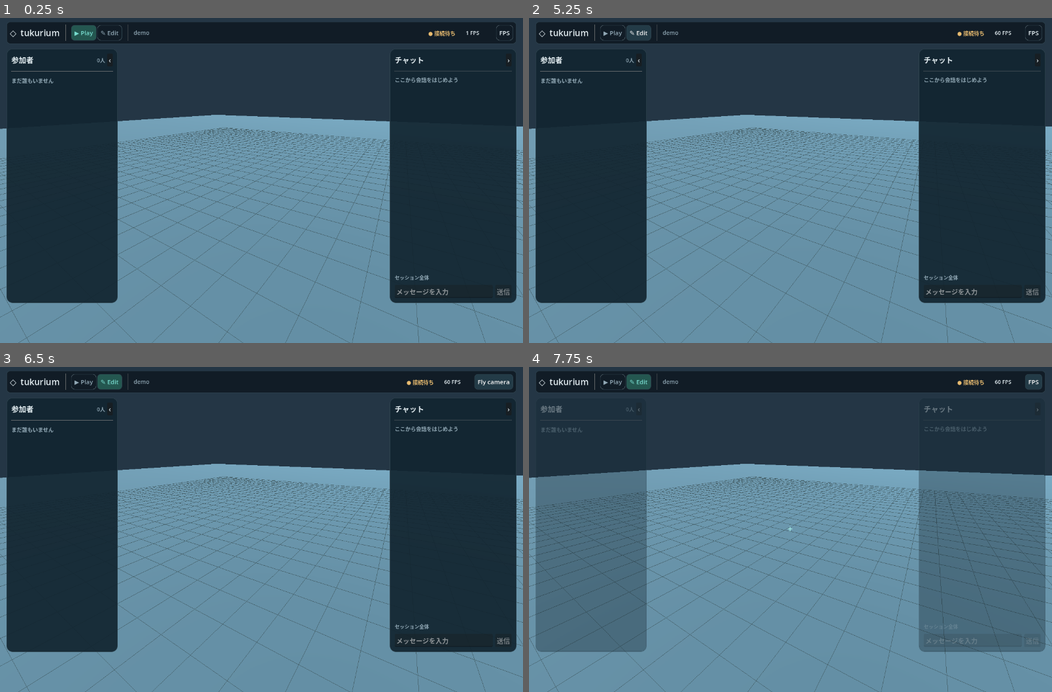
Above: before the commit, frames 1-4 (two rows, left to right).
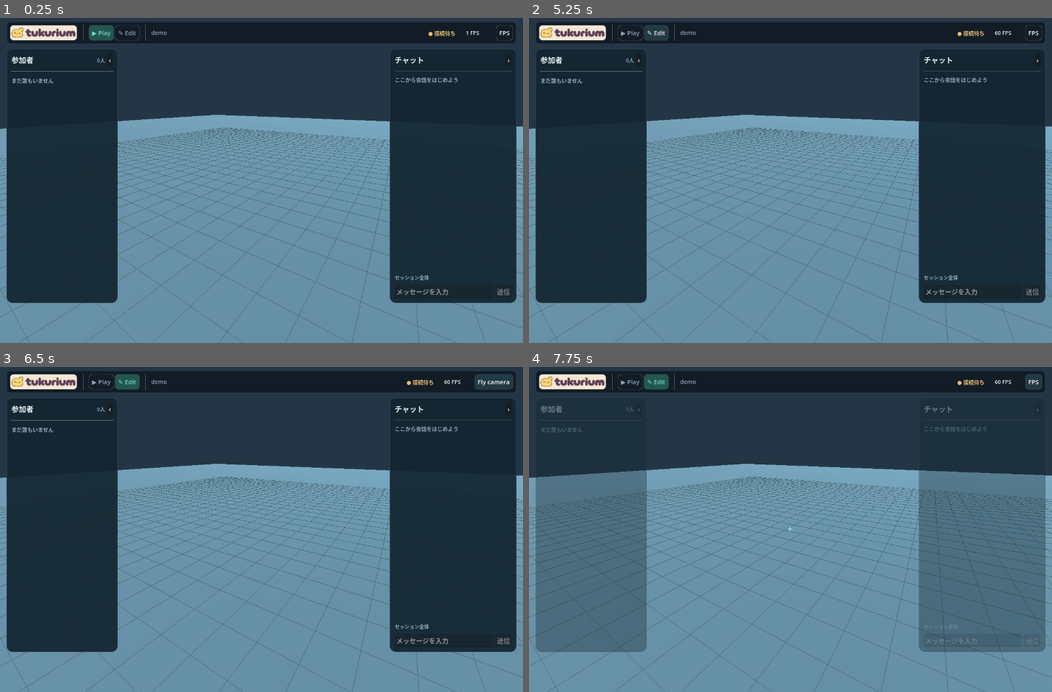
Above: after the commit, the same moments.

Repository: HutsuNoNingen/tukurium
Game: Godot game, scene res://main.tscn
Two runs of this game, one before a commit and one after it. Both use one fixed random seed, a clock stepped at 60 frames per second and the inputs below.
Inputs:
- Up to frame 1 (0.25 s): no input
- Up to frame 2 (5.25 s): click "▶ Play" at 0.5 s; click "▶ Play" at 1.25 s; click "‹" at 2 s; click "›" at 2.75 s; click "›" at 3.5 s; click "‹" at 4.25 s; click "✎ Edit" at 5 s
- Up to frame 3 (6.5 s): click "FPS" at 5.75 s
- Up to frame 4 (7.75 s): click "Fly camera" at 6.5 s; click "Third person" at 7.25 s

The runs differ from the first frame. In frame 1, 1.0% of the frame differs, in the area x 1-32%, y 2-8%; in frame 2, 1.0%; in frame 3, 1.0%; in frame 4, 1.0%.

Commit message:
Add tukurium logo and mascot branding

Diff:
--- /dev/null
+++ b/client-godot/brand_art.gd
@@ -0,0 +1,29 @@
+extends RefCounted
+## Product artwork supplied for tukurium. Atlas regions trim transparent margins at display time.
+const LOGO = preload("res://assets/branding/logo.png")
+const MASCOT = preload("res://assets/branding/mascot.png")
+
+static func crop(source: Texture2D, area: Rect2) -> AtlasTexture:
+	var result := AtlasTexture.new()
+	result.atlas = source
+	result.region = area
+	return result
+
+static func logo() -> AtlasTexture:
+	return crop(LOGO, Rect2(190, 75, 1160, 885))
+
+static func wordmark() -> AtlasTexture:
+	return crop(LOGO, Rect2(190, 748, 1160, 210))
+
+static func mascot() -> AtlasTexture:
+	return crop(MASCOT, Rect2(125, 170, 1070, 925))
+
+static func picture(source: Texture2D, size: Vector2) -> TextureRect:
+	var result := TextureRect.new()
+	result.texture = source
+	result.custom_minimum_size = size
+	result.expand_mode = TextureRect.EXPAND_IGNORE_SIZE
+	result.stretch_mode = TextureRect.STRETCH_KEEP_ASPECT_CENTERED
+	result.texture_filter = CanvasItem.TEXTURE_FILTER_LINEAR_WITH_MIPMAPS
+	result.mouse_filter = Control.MOUSE_FILTER_IGNORE
+	return result
--- a/client-godot/project.godot
+++ b/client-godot/project.godot
@@ -3,6 +3,8 @@
 [application]
 config/name="tukurium"
 run/main_scene="res://main.tscn"
+config/icon="res://assets/branding/mascot.png"
+boot_splash/image="res://assets/branding/logo.png"
 
 [display]
 window/size/viewport_width=1280
--- a/client-godot/service_panel.gd
+++ b/client-godot/service_panel.gd
@@ -2,6 +2,7 @@
 ## HN home, saved items and workshop. The Engine keeps session credentials.
 const Art = preload("res://service_art.gd")
 const DesktopWindow = preload("res://desktop_window.gd")
+const BRAND_ART = preload("res://brand_art.gd")
 const PAPER = Color("fffdf9")
 const GROUND = Color("eae5db")
 const INK = Color("26262e")
@@ -194,6 +195,10 @@
 		main.size_flags_horizontal=Control.SIZE_EXPAND_FILL
 		var top := row(main)
 		frame.use_titlebar(top)
+		if key=="sessions":
+			var logo := BRAND_ART.picture(BRAND_ART.logo(), Vector2(136, 100))
+			logo.name="BrandLogo"
+			top.add_child(logo)
 		var title_group := column(top,3)
 		title_group.mouse_filter=Control.MOUSE_FILTER_IGNORE
 		title_group.size_flags_horizontal=Control.SIZE_EXPAND_FILL
@@ -213,7 +218,9 @@
 		if key=="sessions":
 			back_button=close_button
 			var account := surface(main,PAPER,12)
-			var account_body := column(account,7)
+			var account_layout := row(account,12)
+			var account_body := column(account_layout,7)
+			account_body.size_flags_horizontal=Control.SIZE_EXPAND_FILL
 			identity=paragraph("HNを入力してはじめる",13)
 			account_body.add_child(identity)
 			var account_row := row(account_body)
@@ -226,6 +233,9 @@
 					DisplayServer.clipboard_set(str(current_user.id))
 					status_labels.sessions.text="ユーザーコードをコピーしました。"
 			).tooltip_text="ワークショップを使わず直接渡すときに使います。"
+			var mascot := BRAND_ART.picture(BRAND_ART.mascot(), Vector2(90, 82))
+			mascot.name="BrandMascot"
+			account_layout.add_child(mascot)
 		var workspace := row(main,16)
 		workspace.size_flags_vertical=Control.SIZE_EXPAND_FILL
 		var pane := column(workspace,12)
--- a/client-godot/world_hud.gd
+++ b/client-godot/world_hud.gd
@@ -3,6 +3,7 @@
 const RING = preload("res://ring_menu.gd")
 const DesktopWindow = preload("res://desktop_window.gd")
 const CURSOR_IMAGE = preload("res://assets/ui/selection-cursor.png")
+const BRAND_ART = preload("res://brand_art.gd")
 const INK := Color("101b25")
 const LINE := Color("304550")
 const TEXT := Color("e6f0f4")
@@ -81,7 +82,17 @@
 	var row := HBoxContainer.new()
 	row.add_theme_constant_override("separation",12)
 	bar.add_child(row)
-	row.add_child(text("◇  tukurium",21))
+	var brand_panel := PanelContainer.new()
+	brand_panel.add_theme_stylebox_override("panel", style(Color("f5e9d5"), 3))
+	brand_panel.mouse_filter = Control.MOUSE_FILTER_IGNORE
+	row.add_child(brand_panel)
+	var brand := HBoxContainer.new()
+	brand.name = "Brand"
+	brand.mouse_filter = Control.MOUSE_FILTER_IGNORE
+	brand.add_theme_constant_override("separation", 4)
+	brand_panel.add_child(brand)
+	brand.add_child(BRAND_ART.picture(BRAND_ART.mascot(), Vector2(30, 30)))
+	brand.add_child(BRAND_ART.picture(BRAND_ART.wordmark(), Vector2(125, 23)))
 	row.add_child(VSeparator.new())
 	var edit_switch := HBoxContainer.new()
 	edit_switch.add_theme_constant_override("separation",2)
Binary file added: client-godot/assets/branding/logo.png
Not shown, added: client-godot/assets/branding/logo.png.import
Binary file added: client-godot/assets/branding/mascot.png
Not shown, added: client-godot/assets/branding/mascot.png.import
Not shown, added: client-godot/brand_art.gd.uid
Not shown, changed: README.md
Not shown, added: client-godot/assets/branding/README.md
Not shown, changed: scripts/package.ps1
